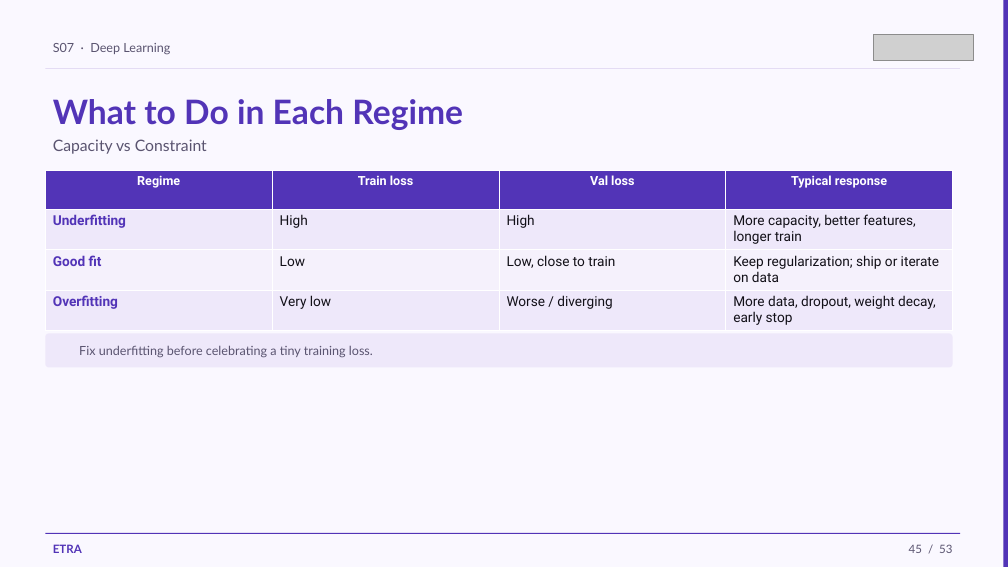
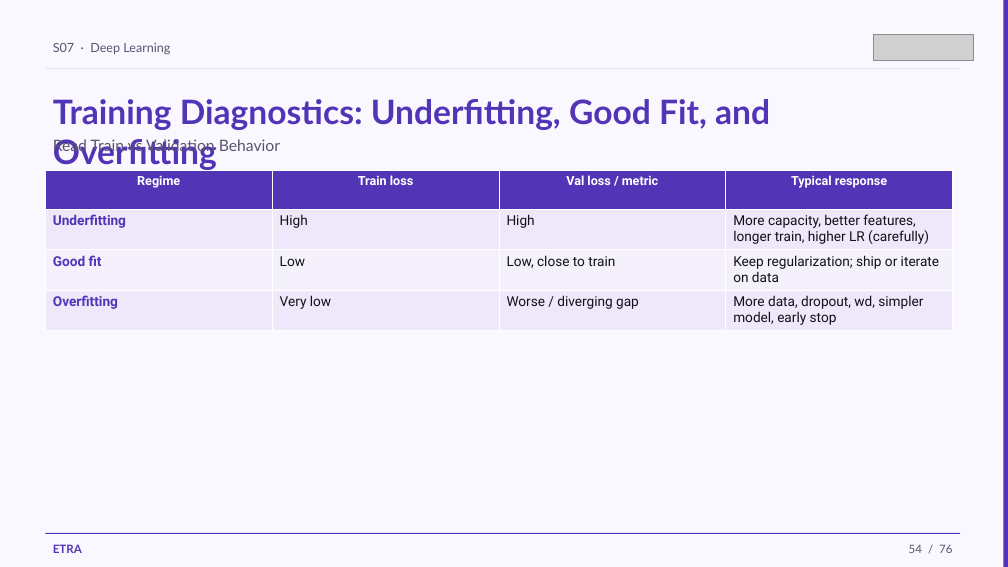
Before and after one commit to iksasa15/AI-ML, a slide deck: slide 54 of web-presentation/pdf-exports/Week2-Session1-Deep-Learning.pptx (slide 45 before the commit). Drawn at 1008x567 pixels with LibreOffice and Linux fonts; fonts in the diff are those of the drawing; grey boxes stand for pictures. Boxes give left, top, right and bottom in pixels: in the first picture for what was removed or moved away, otherwise in the second. Text is boxed around its words. In the diff, an @@ line names an element or a change of style, - is before the commit and + after.

```diff
--- a/web-presentation/pdf-exports/Week2-Session1-Deep-Learning.pptx
+++ b/web-presentation/pdf-exports/Week2-Session1-Deep-Learning.pptx
@@ text at [53,99,770,170]: text changed @@
-What to Do in Each Regime
+Training Diagnostics: Underfitting, Good Fit, and Overfitting
@@ text at [53,137,280,155]: text changed @@
-Capacity vs Constraint
+Read Train vs Validation Behavior
@@ table at [45,170,953,329] @@
-row 1, column 3: Val loss
+row 1, column 3: Val loss / metric
-row 2, column 4: More capacity, better features, longer train
+row 2, column 4: More capacity, better features, longer train, higher LR (carefully)
-row 4, column 3: Worse / diverging
+row 4, column 3: Worse / diverging gap
-row 4, column 4: More data, dropout, weight decay, early stop
+row 4, column 4: More data, dropout, wd, simpler model, early stop
@@ rounded rectangle removed at [45,333,953,368] @@
@@ text removed at [79,345,373,357] @@
-Fix underfitting before celebrating a tiny training loss.
@@ text at [909,544,952,553]: text changed @@
-45 / 53
+54 / 76
```
Also in this commit, not shown: 48 other slides changed, 26 slides added, 3 slides removed, 11 other files.
